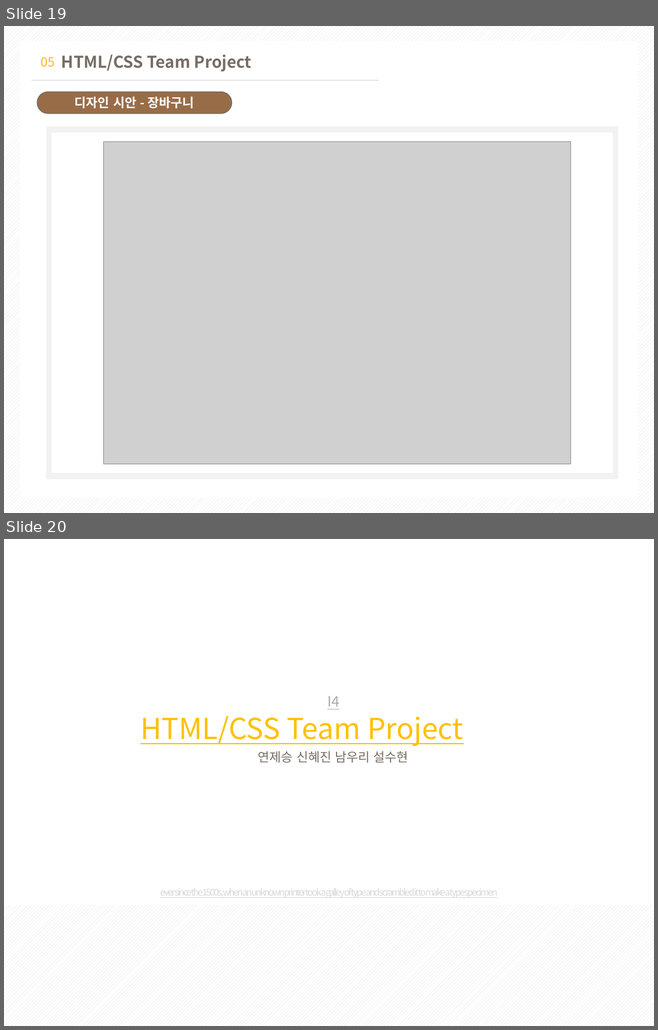
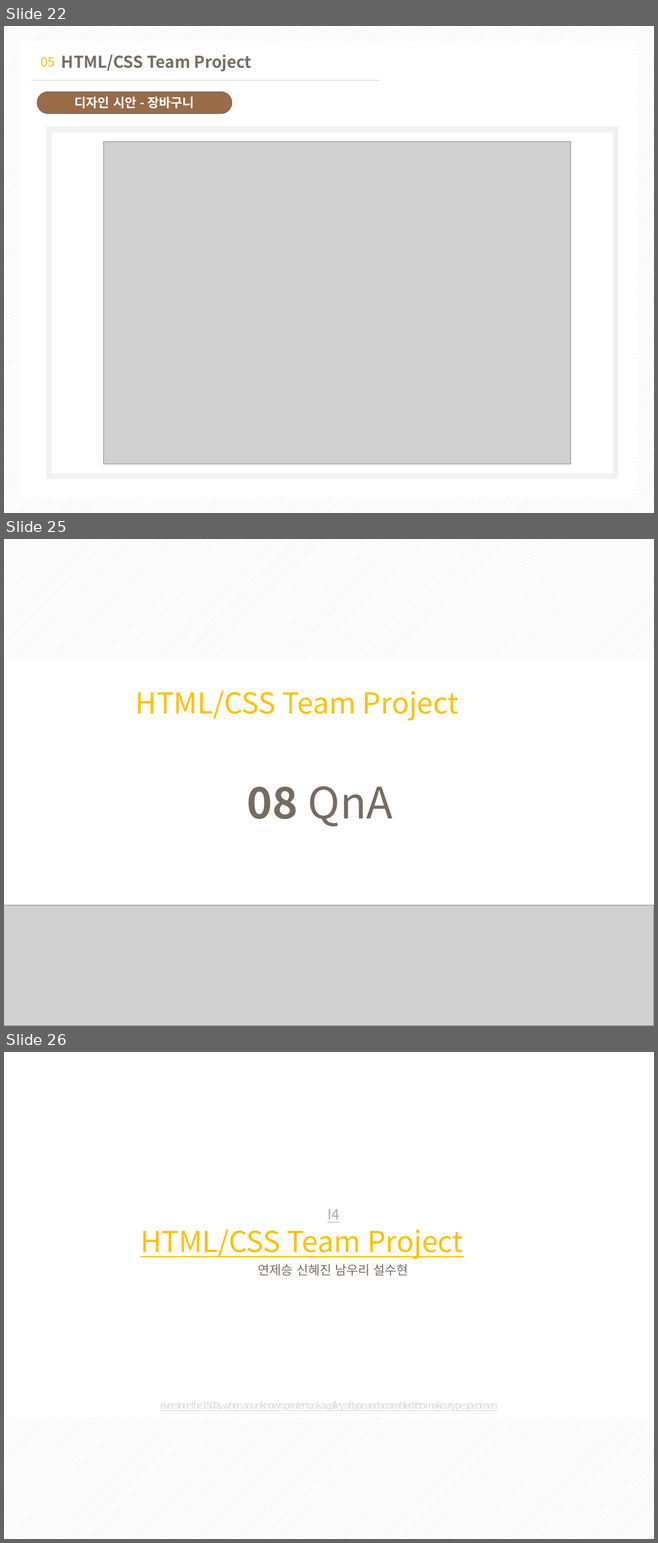
Before and after one commit to jeseung2/teamproject, a slide deck: pjt/teamPjt.pptx. Shown one above the other, each under a label of ours: slides 19 and 20 before the commit, slides 22, 25 and 26 after it; the slides between them are not shown. The pictures are 658x1030 and 658x1543 pixels, drawn with LibreOffice and Linux fonts; fonts in the diff are those of the drawing; grey boxes stand for pictures. Boxes give left, top, right and bottom in pixels: in the first picture for what was removed or moved away, otherwise in the second. Text is boxed around its words. In the diff, an @@ line names an element or a change of style, - is before the commit and + after.

```diff
--- a/pjt/teamPjt.pptx
+++ b/pjt/teamPjt.pptx
@@ slide 25 added at <box>4,539,654,1026</box>, background #FFFFFF @@
@@ rectangle added at <box>4,539,654,660</box>, fill pattern #D9D9D9 on #FFFFFF @@
@@ text added at <box>136,690,458,721</box>, 32 pt, text #FFC000 @@
+HTML/CSS Team Project
@@ text added at <box>247,786,393,827</box>, 48 pt, text #766C62 @@
+08 QnA
@@ picture added at <box>4,906,653,1026</box> @@
@@ what was slide 19 is now slide 22 @@
@@ what was slide 20 is now slide 26 @@
```
Also in this commit, not shown: 4 slides changed, 5 other slides added.
